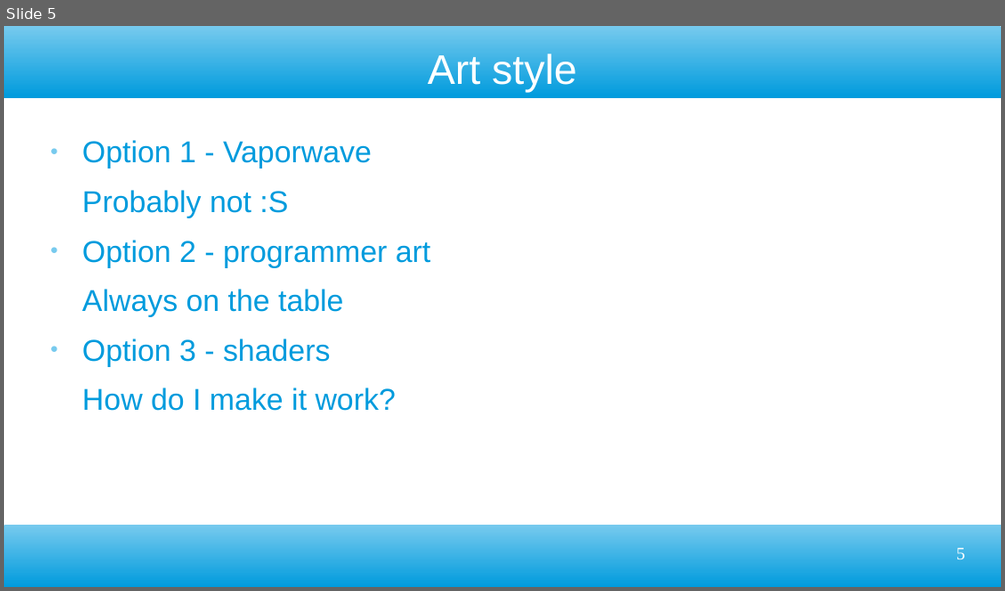
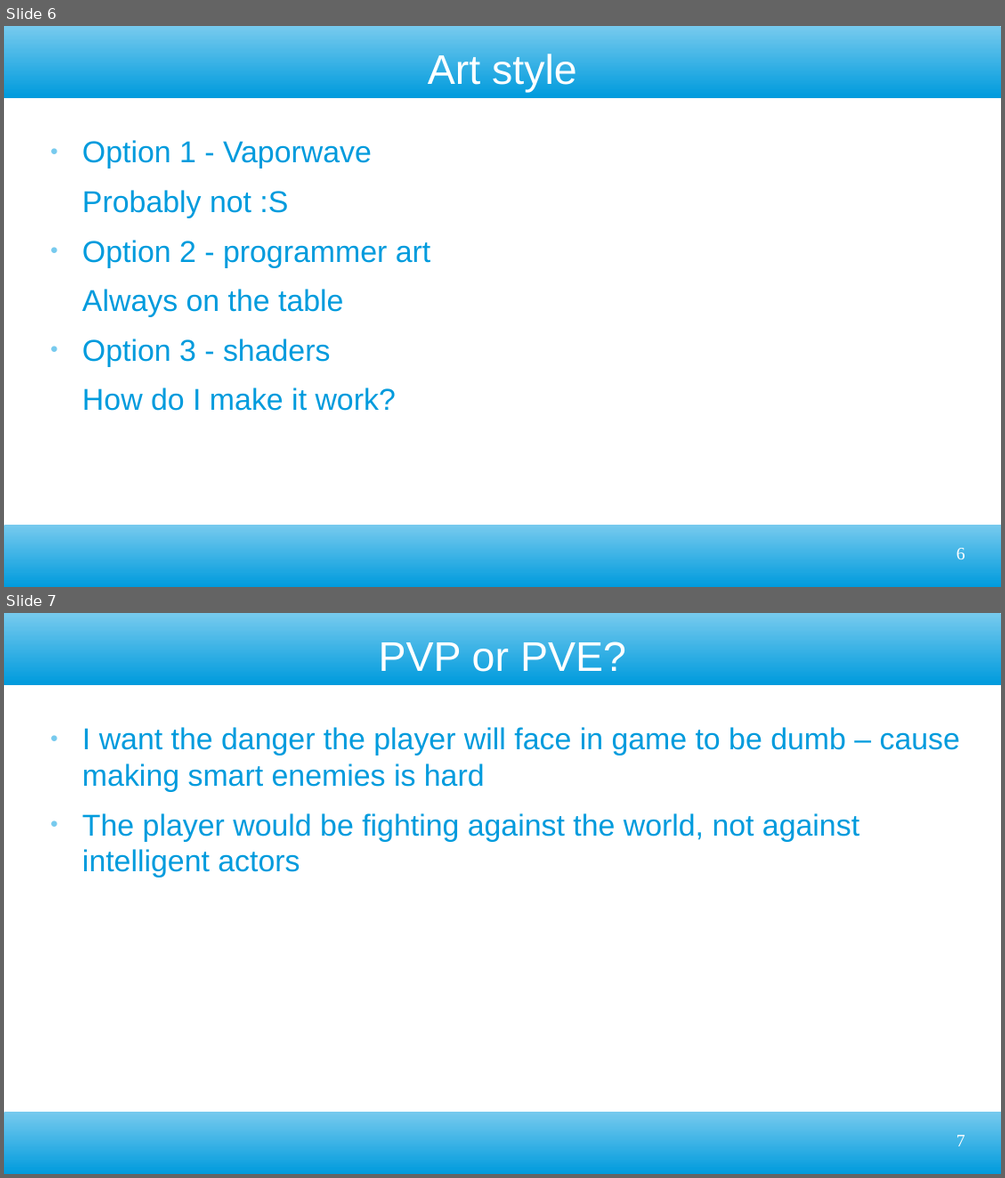
Before and after one commit to ktosox/GWJ77-Metamorphosis, a slide deck: GDD.odp. Shown one above the other, each under a label of ours: slide 5 before the commit, slides 6 and 7 after it. The pictures are 1005x591 and 1005x1178 pixels, drawn with LibreOffice and Linux fonts; fonts in the diff are those of the drawing. Boxes give left, top, right and bottom in pixels: in the first picture for what was removed or moved away, otherwise in the second. Text is boxed around its words. In the diff, an @@ line names an element or a change of style, - is before the commit and + after.

```diff
--- a/GDD.odp
+++ b/GDD.odp
@@ slide 7 added at (x1=4, y1=613, x2=1001, y2=1174), background #FFFFFF; not listed: 2 template elements that a slide beside it also shows @@
@@ title added at (x1=379, y1=641, x2=626, y2=679), 33 pt, text #FFFFFF @@
+PVP or PVE?
@@ text added at (x1=82, y1=727, x2=960, y2=877), 24 pt, text #009BDD @@
+● I want the danger the player will face in game to be dumb – cause making smart enemies is hard
+● The player would be fighting against the world, not against intelligent actors
@@ page number added at (x1=956, y1=1135, x2=965, y2=1146), 14 pt, text #FFFFFF @@
+7
@@ what was slide 5 is now slide 6 @@
@@ page number at (x1=956, y1=548, x2=965, y2=559): text changed @@
-5
+6
```
Also in this commit, not shown: 2 slides changed, 2 other slides added.
